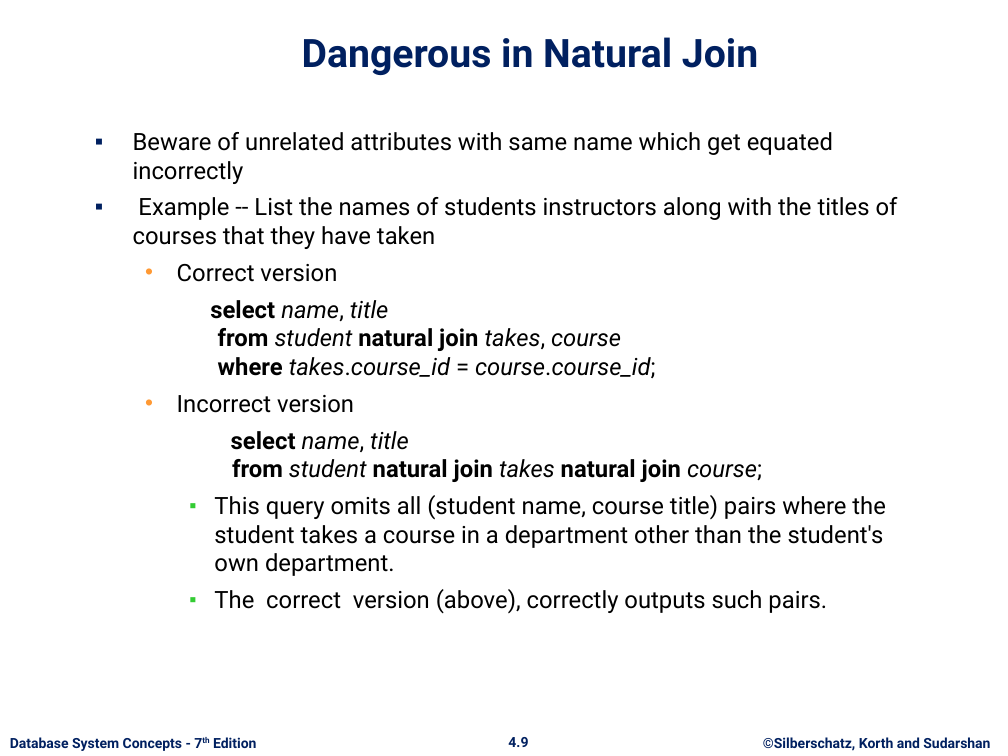
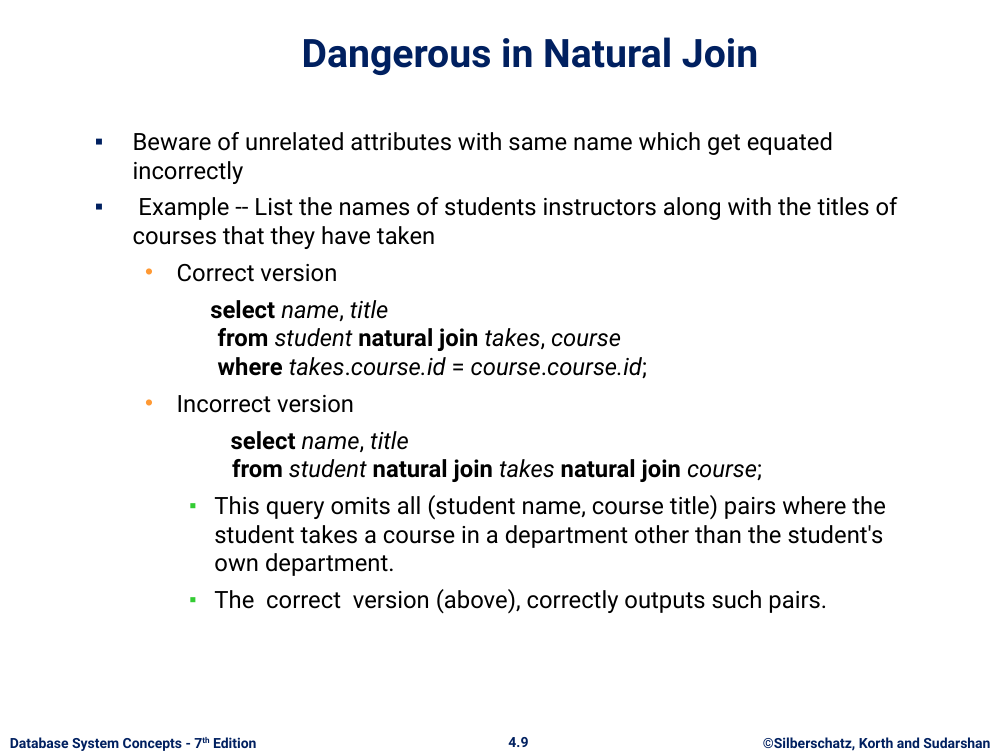
Before and after one commit to asimriaz/DatabaseSystems-Spring-2024, a slide deck: slide 9 of Lecture-4.pptx. Drawn at 1008x756 pixels with LibreOffice and Linux fonts; fonts in the diff are those of the drawing; background and template pictures are left out. Boxes give left, top, right and bottom in pixels: in the first picture for what was removed or moved away, otherwise in the second. Text is boxed around its words. In the diff, an @@ line names an element or a change of style, - is before the commit and + after.

```diff
--- a/Lecture-4.pptx
+++ b/Lecture-4.pptx
@@ text at (x1=210, y1=300, x2=647, y2=379): text changed @@
-  select name, title
-  from student natural join takes, course
-  where takes.course_id = course.course_id;
+  select name, title
+  from student natural join takes, course
+  where takes.course.id = course.course.id;
```
Also in this commit, not shown: 9 other slides changed.
